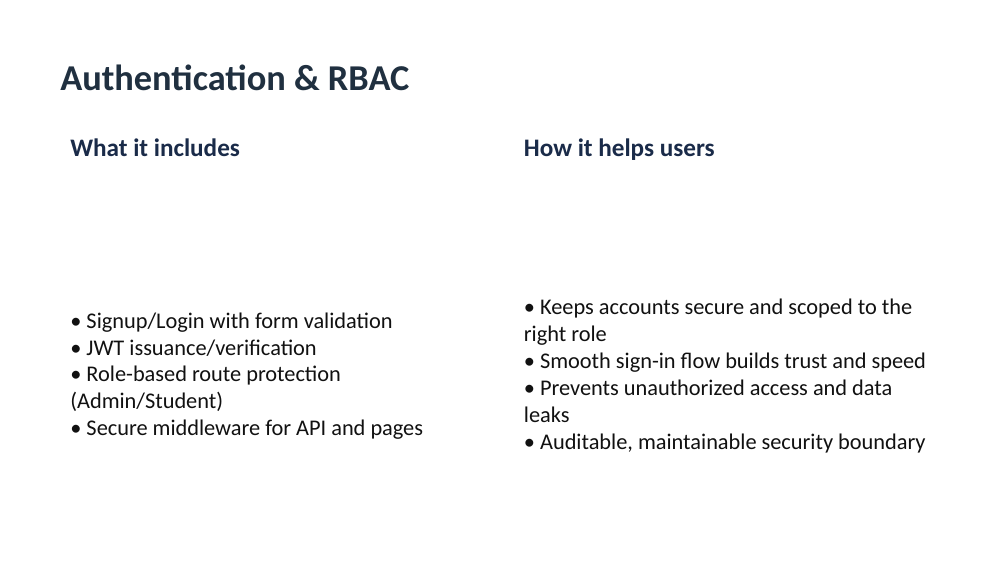
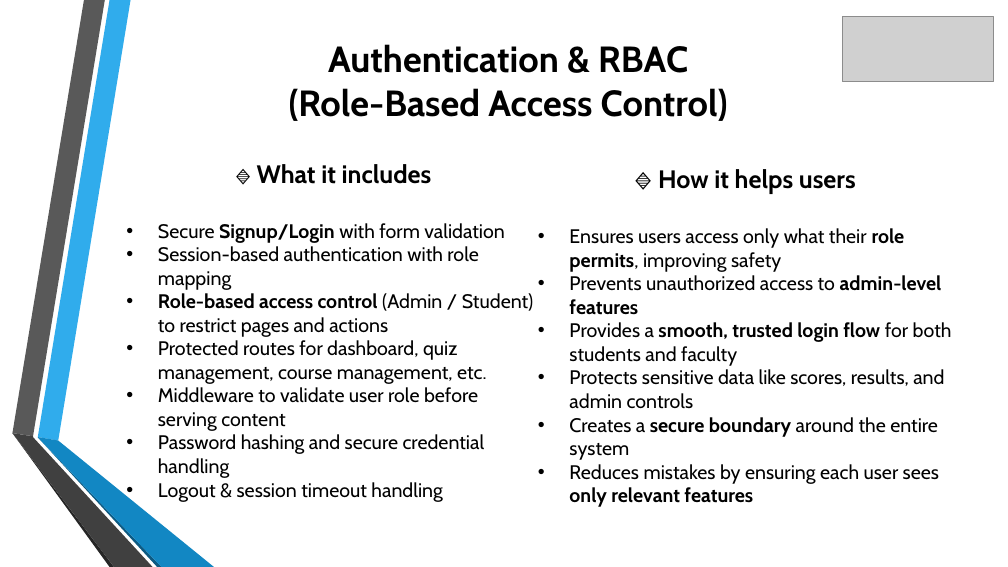
Before and after one commit to ManishKumarCs/learnify-platform, a slide deck: slide 6 of docs/learnify-platform-presentation.pptx (slide 7 before the commit). Drawn at 1008x567 pixels with LibreOffice and Linux fonts; fonts in the diff are those of the drawing; grey boxes stand for pictures. Boxes give left, top, right and bottom in pixels: in the first picture for what was removed or moved away, otherwise in the second. Text is boxed around its words. In the diff, an @@ line names an element or a change of style, - is before the commit and + after.

```diff
--- a/docs/learnify-platform-presentation.pptx
+++ b/docs/learnify-platform-presentation.pptx
@@ picture added at <box>843,17,994,82</box> @@
@@ text at <box>289,44,728,121</box>: text changed; font Calibri to Cabin; text colour #203040 to #000000 @@
-Authentication & RBAC
+Authentication & RBAC (Role-Based Access Control)
@@ text removed at <box>70,138,240,156</box> @@
-What it includes
@@ text removed at <box>524,138,715,160</box> @@
-How it helps users
@@ text at <box>158,164,534,502</box>: text changed; size 16 to 14 pt; font Calibri to Cabin; text colour #111111 to #000000 @@
-• Signup/Login with form validation
-• JWT issuance/verification
-• Role-based route protection (Admin/Student)
-• Secure middleware for API and pages
+🔹 What it includes
+• Secure Signup/Login with form validation
+• Session-based authentication with role mapping
+• Role-based access control (Admin / Student) to restrict pages and actions
+• Protected routes for dashboard, quiz management, course management, etc.
+• Middleware to validate user role before serving content
+• Password hashing and secure credential handling
+• Logout & session timeout handling
@@ text at <box>569,169,952,507</box>: text changed; size 16 to 14 pt; font Calibri to Cabin; text colour #111111 to #000000 @@
-• Keeps accounts secure and scoped to the right role
-• Smooth sign-in flow builds trust and speed
-• Prevents unauthorized access and data leaks
-• Auditable, maintainable security boundary
+🔹 How it helps users
+• Ensures users access only what their role permits, improving safety
+• Prevents unauthorized access to admin-level features
+• Provides a smooth, trusted login flow for both students and faculty
+• Protects sensitive data like scores, results, and admin controls
+• Creates a secure boundary around the entire system
+• Reduces mistakes by ensuring each user sees only relevant features
@@ group added at <box>12,0,215,567</box>: 6 freeform shapes @@
```
Also in this commit, not shown: 35 other slides changed, 1 slide added, 2 slides removed, 19 other files.
